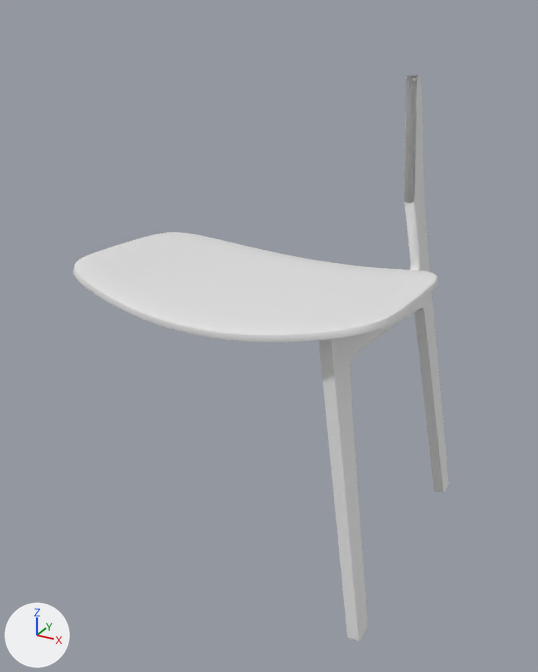
What one commit did to the Blender file BlendFiles/GuruChair/chair.blend.
The view is the same before and after, from a 50 mm camera at (2.71, -5.07, 4.25) aimed at (0.01, -0.14, 1.79). The axes (+X, +Y, +Z) are drawn at lower left. The lights are the same throughout.
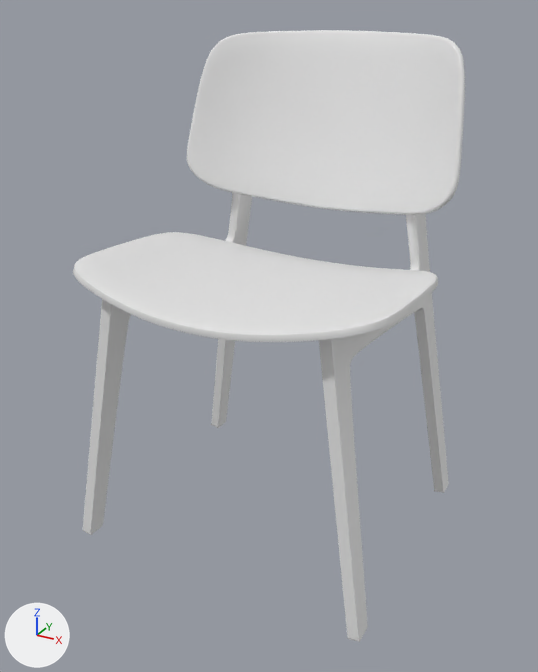
Patch to the scene script:
```diff
--- a/BlendFiles/GuruChair/chair.blend.py
+++ b/BlendFiles/GuruChair/chair.blend.py
@@ me_plane_002 @@
+me_plane_002.from_pydata([(1.22, -0.49, 0.39), (1.13, 0.62, 0.39), (0.0, -0.71, 0.0), (0.0, 0.81, 0.0), (0.61, -0.67, 0.1), (0.61, 0.77, 0.1), (1.2, -0.04, 0.39), (0.0, 0.05, 0.0), (0.61, 0.04, 0.1), (0.92, -0.65, 0.22), (0.86, 0.73, 0.22), (0.9, 0.01, 0.22), (1.08, -0.61, 0.3), (1.24, -0.33, 0.39), (1.04, -0.01, 0.3), (0.91, -0.31, 0.22), (1.06, -0.32, 0.3)], [], [(11, 14, 6, 1, 10), (7, 8, 5, 3), (2, 4, 8, 7), (16, 13, 6, 14), (4, 9, 15, 11, 8), (8, 11, 10, 5), (15, 16, 14, 11), (9, 12, 16, 15), (12, 0, 13, 16)])
+me_plane_002.polygons.foreach_set('use_smooth', [True] * 9)
@@ ob_cube @@
 _m = ob_cube.modifiers.new('Subdivision', 'SUBSURF')
 _m.render_levels = 3
+_m = ob_cube.modifiers.new('Mirror.001', 'MIRROR')
+_m.mirror_object = ob_plane
@@ ob_plane_001 @@
+ob_plane_001 = bpy.data.objects.new('Plane.001', me_plane_002)
+ob_plane_001.location = (0.0, 1.03, 3.31)
+ob_plane_001.rotation_euler = (1.313, 0.0, 0.0)  # degrees (75, 0, 0)
+_m = ob_plane_001.modifiers.new('Mirror', 'MIRROR')
+_m.use_clip = True
+_m = ob_plane_001.modifiers.new('Subdivision', 'SUBSURF')
+_m.levels = 3
+_m.render_levels = 3
+_m = ob_plane_001.modifiers.new('Solidify', 'SOLIDIFY')
+_m.thickness = 0.05
+_m = ob_plane_001.modifiers.new('Bevel', 'BEVEL')
+_m.width = 0.05
+_m.width_pct = 0.05
+_m.segments = 3
+_m.angle_limit = 1.047
```

Location of each change, [x1, y1, x2, y2] in pixels of the pictures (538 x 672 px):
'Plane.001', added: after [187, 30, 465, 215]
'Cube', modifiers changed: before [319, 74, 449, 642]; after [83, 192, 449, 642]
